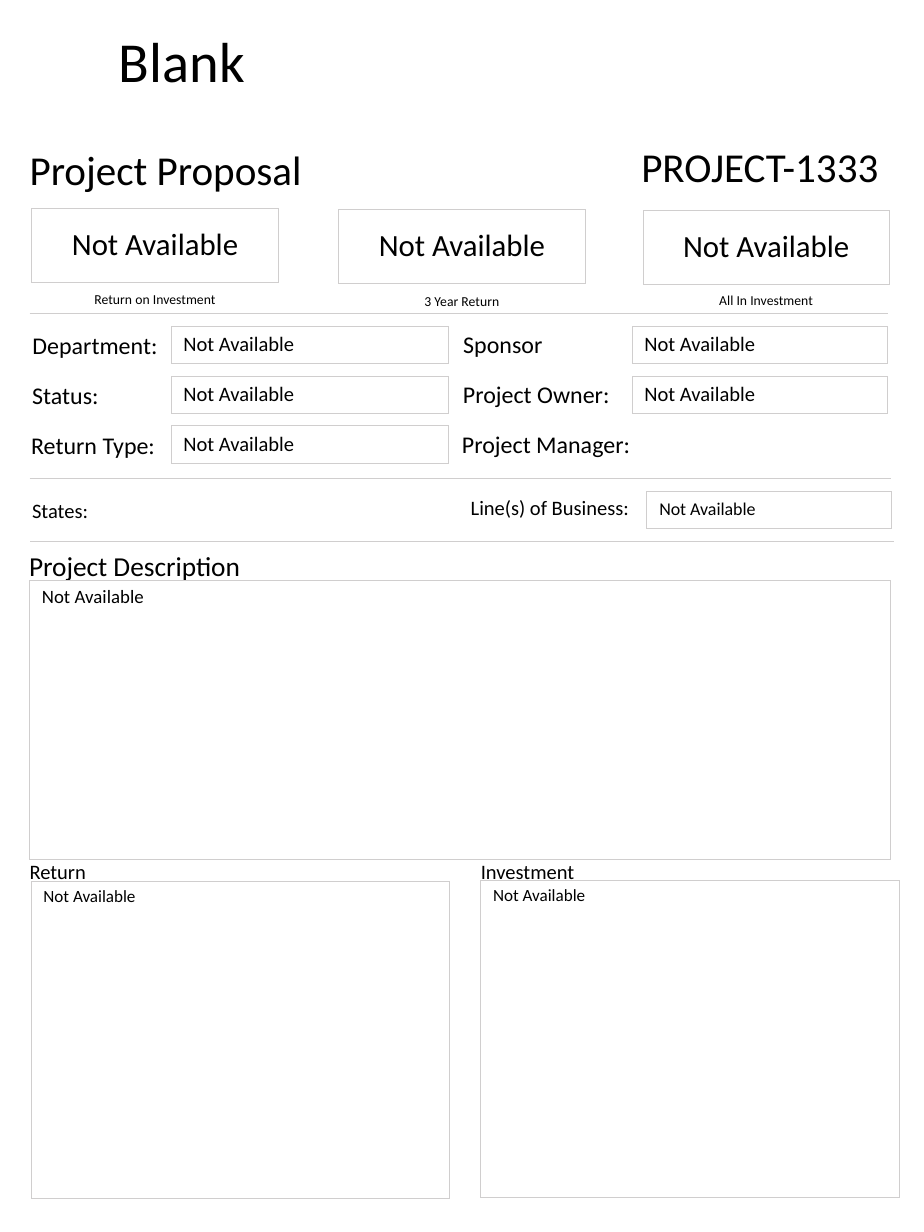
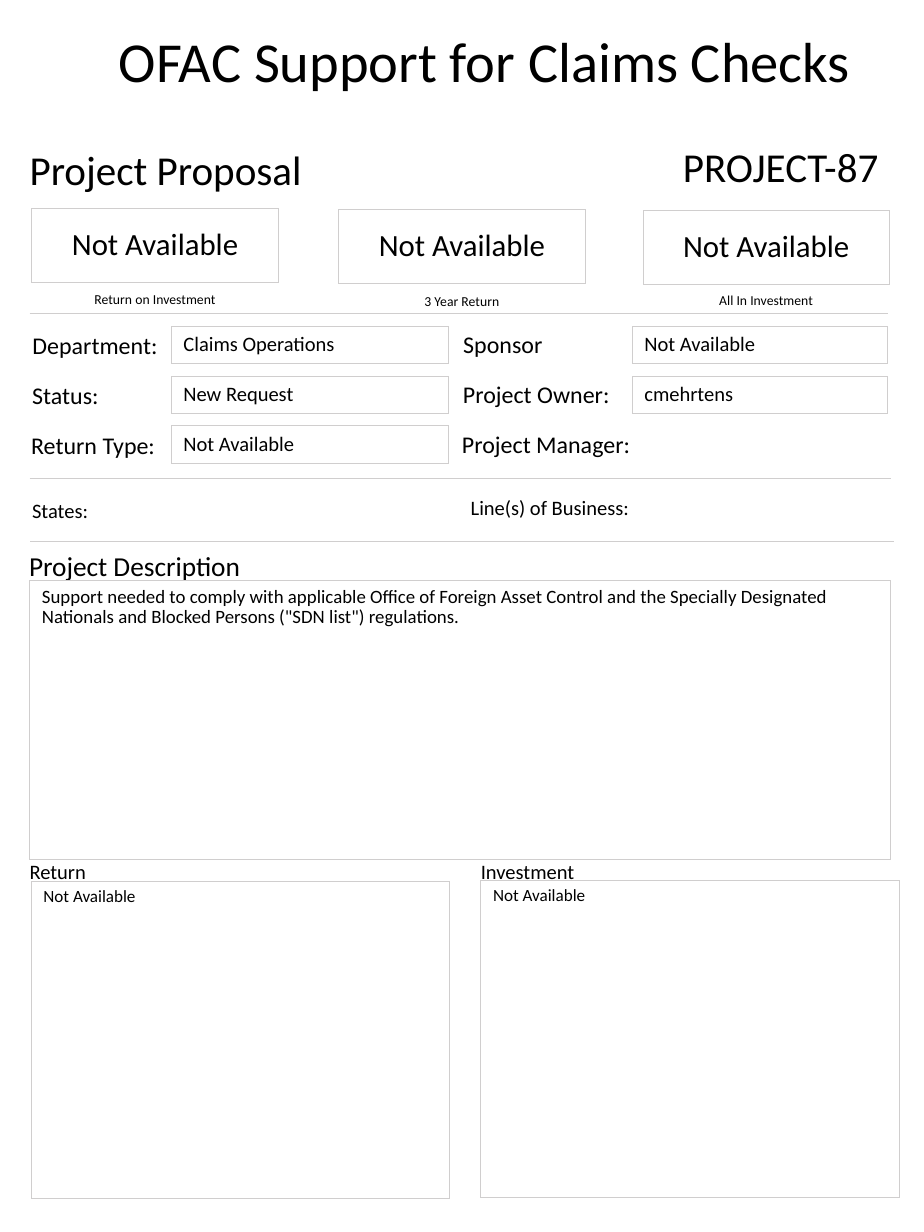
Before and after one commit to spikewood/Project-Report-Generator, a slide deck: slide 3 of ppt_output.pptx (slide 29 before the commit). Drawn at 924x1232 pixels with LibreOffice and Linux fonts; fonts in the diff are those of the drawing; background and template pictures are left out. Boxes give left, top, right and bottom in pixels: in the first picture for what was removed or moved away, otherwise in the second. Text is boxed around its words. In the diff, an @@ line names an element or a change of style, - is before the commit and + after.

Commit message:
Modified references to placholders and added ignores for project approval decks

```diff
--- a/ppt_output.pptx
+++ b/ppt_output.pptx
@@ title at [119,42,850,91]: text changed @@
-Blank
+OFAC Support for Claims Checks
@@ text at [683,154,879,183]: text changed @@
-PROJECT-1333
+PROJECT-87
@@ text at [183,336,335,355]: text changed @@
-Not Available
+Claims Operations
@@ text at [183,388,293,405]: text changed @@
-Not Available
+New Request
@@ text at [644,386,733,401]: text changed @@
-Not Available
+cmehrtens
@@ text removed at [647,492,892,529] @@
-Not Available
@@ text at [42,590,827,627]: text changed @@
-Not Available
+Support needed to comply with applicable Office of Foreign Asset Control and the Specially Designated Nationals and Blocked Persons ("SDN list") regulations.
```
Also in this commit, not shown: 1 other slide changed, 16 slides added, 26 slides removed, 4 other files.
